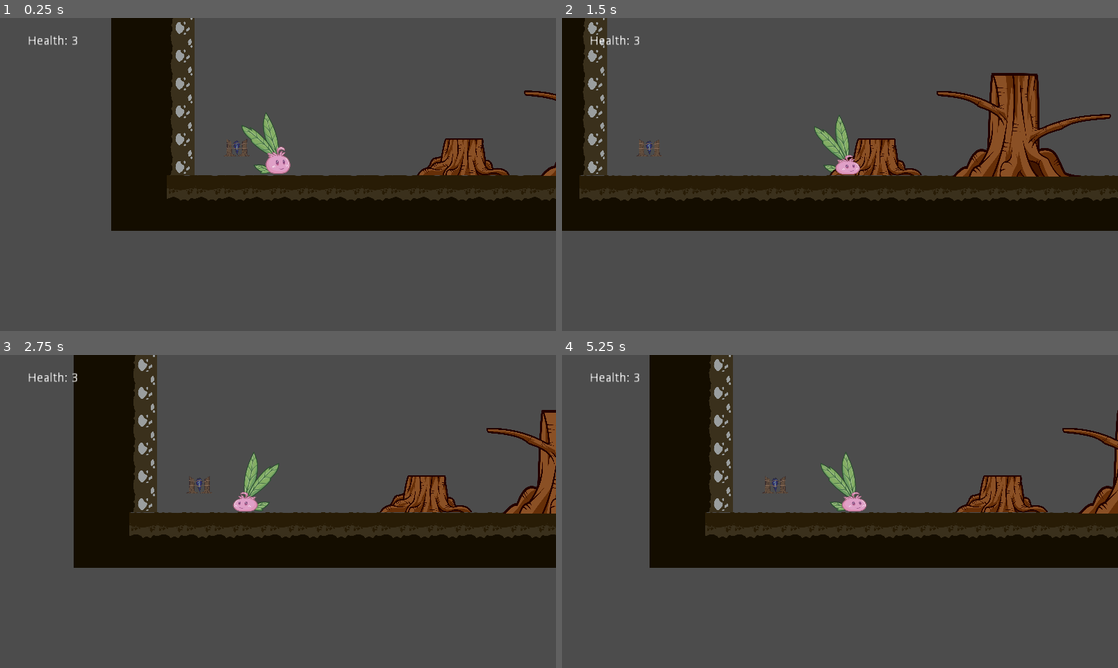
Above: before the commit, frames 1-4 (two rows, left to right).
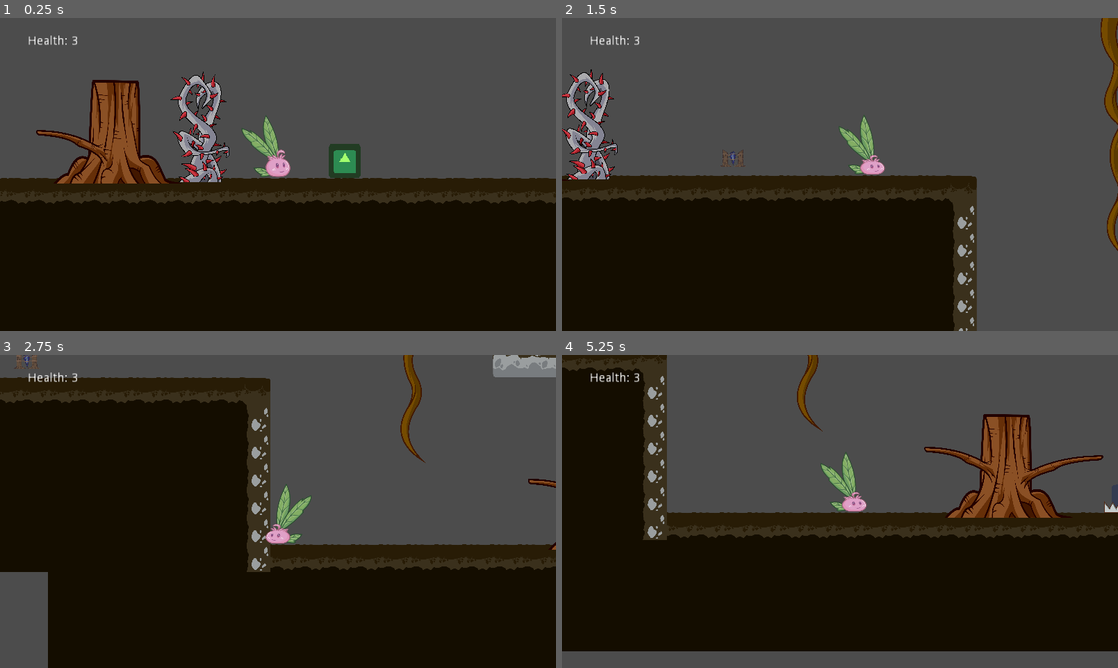
Above: after the commit, the same moments.

Repository: DamianKoch1/OnionsAdventure
Game: Godot game, scene res://Worlds/Level 1.tscn
Same seed, same stepped clock (60 frames per second), same inputs: the game is played once before the commit and once after it. This scene is started directly instead of the project's main scene. The engine's default icon, where the game draws it, is replaced by a stand-in: a white triangle on a blue panel in a dark square.
Inputs:
- Up to frame 1 (0.25 s): no input
- Up to frame 2 (1.5 s): hold Right (ui_right) from 0.53 s (still down); tap Space (jump) at 0.77 s
- Up to frame 3 (2.75 s): tap Space (jump) at 1.52 s; release Right (ui_right) at 2.03 s; hold Left (ui_left) from 2.03 s (still down)
- Up to frame 4 (5.25 s): release Left (ui_left) at 2.78 s; hold Right (ui_right) 2.78-4.28 s; tap Space (jump) at 3.02, 3.77, 4.52 s; hold Left (ui_left) 4.28-5.03 s; hold Right (ui_right) from 5.03 s (still down)

The runs differ from the first frame. In frame 1, 50% of the frame differs, in the area x 0-100%, y 0-100%; in frame 2, 40%; in frame 3, 61%; in frame 4, 51%.

Commit message:
upgrade Level 1

Diff:
--- a/Objects/Trap/Trap.tscn
+++ b/Objects/Trap/Trap.tscn
@@ -16,8 +16,9 @@
 custom_solver_bias = 0.0
 extents = Vector2( 27.7846, 159.975 )
 
-[node name="Trap" type="Area2D"]
+[node name="Trap" type="Area2D" index="0"]
 
+scale = Vector2( 0.407591, 0.407591 )
 input_pickable = true
 gravity_vec = Vector2( 0, 1 )
 gravity = 98.0
@@ -26,6 +27,7 @@
 audio_bus_override = false
 audio_bus_name = "Master"
 script = ExtResource( 1 )
+_sections_unfolded = [ "Transform" ]
 
 [node name="base" type="Sprite" parent="." index="0"]
 
--- a/Worlds/Level 1.tscn
+++ b/Worlds/Level 1.tscn
@@ -13,6 +13,7 @@
 [ext_resource path="res://Objects/Checkpoint/Checkpoint.tscn" type="PackedScene" id=11]
 [ext_resource path="res://Objects/Ladder/Ladder.tscn" type="PackedScene" id=12]
 [ext_resource path="res://Objects/Ladder/asset_vine_1.png" type="Texture" id=13]
+[ext_resource path="res://Objects/Trap/Trap.tscn" type="PackedScene" id=14]
 
 [sub_resource type="RectangleShape2D" id=1]
 
@@ -27,7 +28,7 @@
 
 [node name="Onion" parent="." index="1"]
 
-position = Vector2( -192, 128 )
+position = Vector2( 1210.58, 149.177 )
 scale = Vector2( 0.5, 0.503912 )
 
 [node name="TileMap" parent="." index="2"]
@@ -90,37 +91,25 @@
 position = Vector2( 576, -32 )
 scale = Vector2( 0.952712, 0.952712 )
 
-[node name="Trap" parent="." index="8" instance=ExtResource( 2 )]
-
-position = Vector2( 640, 224 )
-scale = Vector2( 1, 0.465593 )
-texture = ExtResource( 8 )
-
-[node name="Trap2" parent="." index="9" instance=ExtResource( 2 )]
-
-position = Vector2( 736, 224 )
-scale = Vector2( 1, 0.465593 )
-texture = ExtResource( 8 )
-
-[node name="Trap3" parent="." index="10" instance=ExtResource( 2 )]
+[node name="Trap3" parent="." index="8" instance=ExtResource( 2 )]
 
 position = Vector2( 2080, 320 )
 scale = Vector2( 1, 0.449226 )
 texture = ExtResource( 8 )
 
-[node name="Trap4" parent="." index="11" instance=ExtResource( 2 )]
+[node name="Trap4" parent="." index="9" instance=ExtResource( 2 )]
 
 position = Vector2( 2144, 320 )
 scale = Vector2( 1, 0.449226 )
 texture = ExtResource( 8 )
 
-[node name="Trap5" parent="." index="12" instance=ExtResource( 2 )]
+[node name="Trap5" parent="." index="10" instance=ExtResource( 2 )]
 
 position = Vector2( 3776, 160 )
 scale = Vector2( 1, 0.449226 )
 texture = ExtResource( 8 )
 
-[node name="Baumstumpf gr 2" parent="." index="13" instance=ExtResource( 2 )]
+[node name="Baumstumpf gr 2" parent="." index="11" instance=ExtResource( 2 )]
 
 editor/display_folded = true
 position = Vector2( 952.372, 47.0786 )
@@ -139,14 +128,13 @@
 
 editor/display_folded = true
 position = Vector2( -265.343, 600.014 )
-scale = Vector2( 1, 1 )
 texture = ExtResource( 5 )
 
 [node name="CollisionPolygon2D" parent="Baumstumpf gr 2/Ast 1/StaticBody2D" index="0"]
 
 polygon = PoolVector2Array( 927.18, 180.977, 593.954, 69.8034, 349.74, 22.4179, 5.10254, 4.19278, 11.9497, 44.2882, 50.7499, 60.6909, 240.187, 77.0935, 395.388, 98.9638, 514.071, 133.592, 591.672, 168.219, 641.884, 197.38, 740.026, 228.363, 881.533, 283.038, 1020.76, 428.84, 1011.63, 193.735 )
 
-[node name="dried tendril" parent="." index="14" instance=ExtResource( 9 )]
+[node name="dried tendril" parent="." index="12" instance=ExtResource( 9 )]
 
 editor/display_folded = true
 position = Vector2( 1086.06, 36.2059 )
@@ -159,17 +147,17 @@
 scale = Vector2( 0.854165, 0.845324 )
 shape = SubResource( 1 )
 
-[node name="Checkpoint" parent="." index="15" instance=ExtResource( 11 )]
+[node name="Checkpoint" parent="." index="13" instance=ExtResource( 11 )]
 
 position = Vector2( 1287.47, 140.249 )
 scale = Vector2( 0.568831, 0.622471 )
 
-[node name="Checkpoint2" parent="." index="16" instance=ExtResource( 11 )]
+[node name="Checkpoint2" parent="." index="14" instance=ExtResource( 11 )]
 
 position = Vector2( 4512, 160 )
 scale = Vector2( 0.568831, 0.622471 )
 
-[node name="Ladder" parent="." index="17" instance=ExtResource( 12 )]
+[node name="Ladder" parent="." index="15" instance=ExtResource( 12 )]
 
 editor/display_folded = true
 position = Vector2( 1726.52, 110.793 )
@@ -179,7 +167,7 @@
 
 texture = ExtResource( 13 )
 
-[node name="Baumstumpf gr 3" parent="." index="18" instance=ExtResource( 2 )]
+[node name="Baumstumpf gr 3" parent="." index="16" instance=ExtResource( 2 )]
 
 editor/display_folded = true
 position = Vector2( 2270.53, -51.8474 )
@@ -190,12 +178,12 @@
 
 polygon = PoolVector2Array( 593.753, 22.5327, 1235.71, 16.8995, 1348.59, 1244.93, 544.371, 1244.93 )
 
-[node name="Box2" parent="." index="19" instance=ExtResource( 7 )]
+[node name="Box2" parent="." index="17" instance=ExtResource( 7 )]
 
 editor/display_folded = true
 position = Vector2( 1984, 32 )
 
-[node name="dried tendril2" parent="." index="20" instance=ExtResource( 9 )]
+[node name="dried tendril2" parent="." index="18" instance=ExtResource( 9 )]
 
 editor/display_folded = true
 position = Vector2( 2400, -64 )
@@ -208,7 +196,7 @@
 scale = Vector2( 0.854165, 0.845324 )
 shape = SubResource( 1 )
 
-[node name="Baumstumpf gr 4" parent="." index="21" instance=ExtResource( 2 )]
+[node name="Baumstumpf gr 4" parent="." index="19" instance=ExtResource( 2 )]
 
 editor/display_folded = true
 position = Vector2( 1887.96, 238.87 )
@@ -219,7 +207,6 @@
 
 editor/display_folded = true
 position = Vector2( -310.711, 392.373 )
-scale = Vector2( 1, 1 )
 texture = ExtResource( 5 )
 
 [node name="CollisionPolygon2D" parent="Baumstumpf gr 4/Ast 1/StaticBody2D" index="0"]
@@ -241,7 +228,7 @@
 
 polygon = PoolVector2Array( 64.9871, 164.243, 146.805, 187.152, 277.713, 144.606, 441.349, 98.7884, 650.802, 39.8796, 8 …(196 unchanged characters)…
 
-[node name="Baumstumpf gr 5" parent="." index="22" instance=ExtResource( 2 )]
+[node name="Baumstumpf gr 5" parent="." index="20" instance=ExtResource( 2 )]
 
 editor/display_folded = true
 position = Vector2( 2222.72, 238.87 )
@@ -252,7 +239,6 @@
 
 editor/display_folded = true
 position = Vector2( -310.711, 392.373 )
-scale = Vector2( 1, 1 )
 texture = ExtResource( 5 )
 
 [node name="CollisionPolygon2D" parent="Baumstumpf gr 5/Ast 1/StaticBody2D" index="0"]
@@ -274,7 +260,7 @@
 
 polygon = PoolVector2Array( 64.9871, 164.243, 146.805, 187.152, 277.713, 144.606, 441.349, 98.7884, 650.802, 39.8796, 8 …(196 unchanged characters)…
 
-[node name="Ladder2" parent="." index="23" instance=ExtResource( 12 )]
+[node name="Ladder2" parent="." index="21" instance=ExtResource( 12 )]
 
 editor/display_folded = true
 position = Vector2( 2720, 192 )
@@ -284,7 +270,7 @@
 
 texture = ExtResource( 13 )
 
-[node name="Baumstumpf klein 2" parent="." index="24" instance=ExtResource( 2 )]
+[node name="Baumstumpf klein 2" parent="." index="22" instance=ExtResource( 2 )]
 
 editor/display_folded = true
 position = Vector2( 2878.52, 152.607 )
@@ -295,7 +281,7 @@
 
 polygon = PoolVector2Array( 539.198, 0, 1437.86, 0, 1437.86, 718.93, 539.198, 718.93 )
 
-[node name="Baumstumpf gr 6" parent="." index="25" instance=ExtResource( 2 )]
+[node name="Baumstumpf gr 6" parent="." index="23" instance=ExtResource( 2 )]
 
 editor/display_folded = true
 position = Vector2( 3051.99, 76.3321 )
@@ -306,7 +292,6 @@
 
 editor/display_folded = true
 position = Vector2( -310.711, 392.373 )
-scale = Vector2( 1, 1 )
 texture = ExtResource( 5 )
 
 [node name="CollisionPolygon2D" parent="Baumstumpf gr 6/Ast 1/StaticBody2D" index="0"]
@@ -328,7 +313,7 @@
 
 polygon = PoolVector2Array( 64.9871, 164.243, 146.805, 187.152, 277.713, 144.606, 441.349, 98.7884, 650.802, 39.8796, 8 …(196 unchanged characters)…
 
-[node name="Ladder3" parent="." index="26" instance=ExtResource( 12 )]
+[node name="Ladder3" parent="." index="24" instance=ExtResource( 12 )]
 
 editor/display_folded = true
 position = Vector2( 3299.02, -12.3438 )
@@ -338,11 +323,11 @@
 
 texture = ExtResource( 13 )
 
-[node name="Box3" parent="." index="27" instance=ExtResource( 7 )]
+[node name="Box3" parent="." index="25" instance=ExtResource( 7 )]
 
 position = Vector2( 3520, -64 )
 
-[node name="dried tendril3" parent="." index="28" instance=ExtResource( 9 )]
+[node name="dried tendril3" parent="." index="26" instance=ExtResource( 9 )]
 
 editor/display_folded = true
 position = Vector2( 4320, 64 )
@@ -355,12 +340,22 @@
 scale = Vector2( 0.854165, 0.845324 )
 shape = SubResource( 1 )
 
-[node name="Obstacle" parent="." index="29" instance=ExtResource( 2 )]
+[node name="Obstacle" parent="." index="27" instance=ExtResource( 2 )]
 
 modulate = Color( 0.167101, 0.890625, 0.125244, 1 )
 position = Vector2( 4032, 128 )
 texture = ExtResource( 8 )
 _sections_unfolded = [ "Material", "Offset", "Visibility" ]
+
+[node name="Trap6" parent="." index="28" instance=ExtResource( 14 )]
+
+position = Vector2( 724.385, 245.151 )
+scale = Vector2( 0.407591, 0.407591 )
+
+[node name="Trap7" parent="." index="29" instance=ExtResource( 14 )]
+
+position = Vector2( 2112, 352 )
+scale = Vector2( 0.210636, 0.210636 )
 
 
 [editable path="Baumstumpf klein 1"]
@@ -388,3 +383,4 @@
 [editable path="Ladder3"]
 [editable path="dried tendril3"]
 [editable path="Obstacle"]
+[editable path="Trap6"]
--- a/Worlds/World1.tscn
+++ b/Worlds/World1.tscn
@@ -33,7 +33,7 @@
 custom_solver_bias = 0.0
 extents = Vector2( 1775.56, 14.7179 )
 
-[node name="Node" type="Node" index="0"]
+[node name="Node" type="Node"]
 
 [node name="Goal" parent="." index="0" instance=ExtResource( 1 )]
 
Not shown: 1 places in Worlds/Level 1.tscn that only renumber resources
